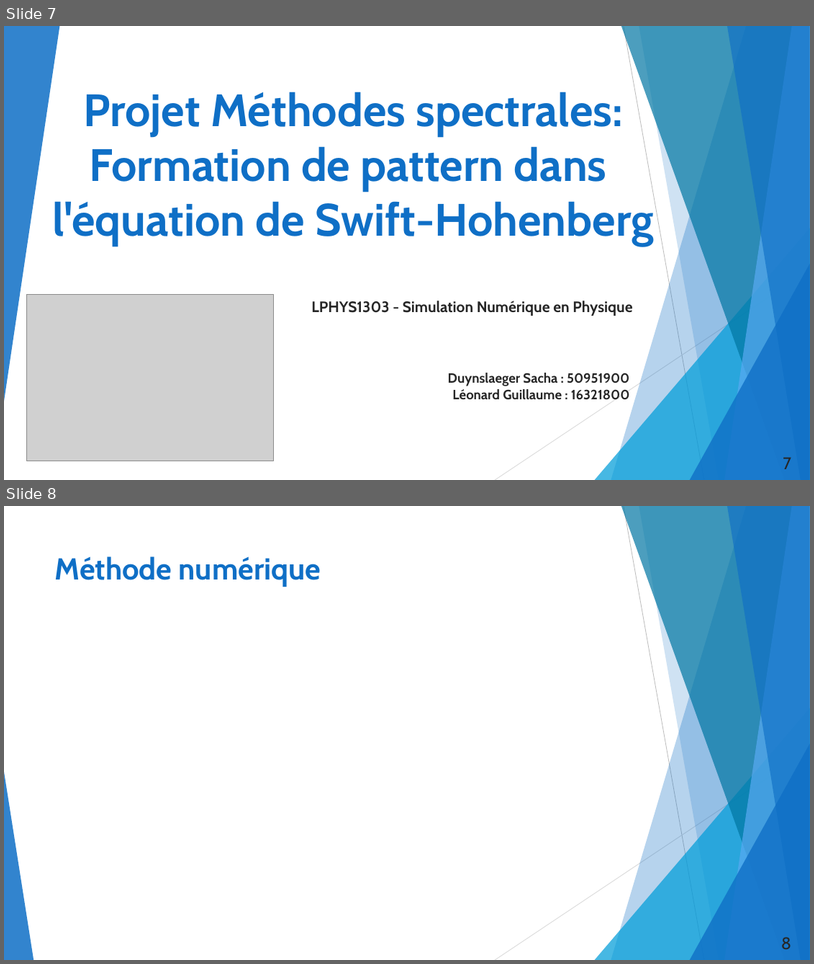
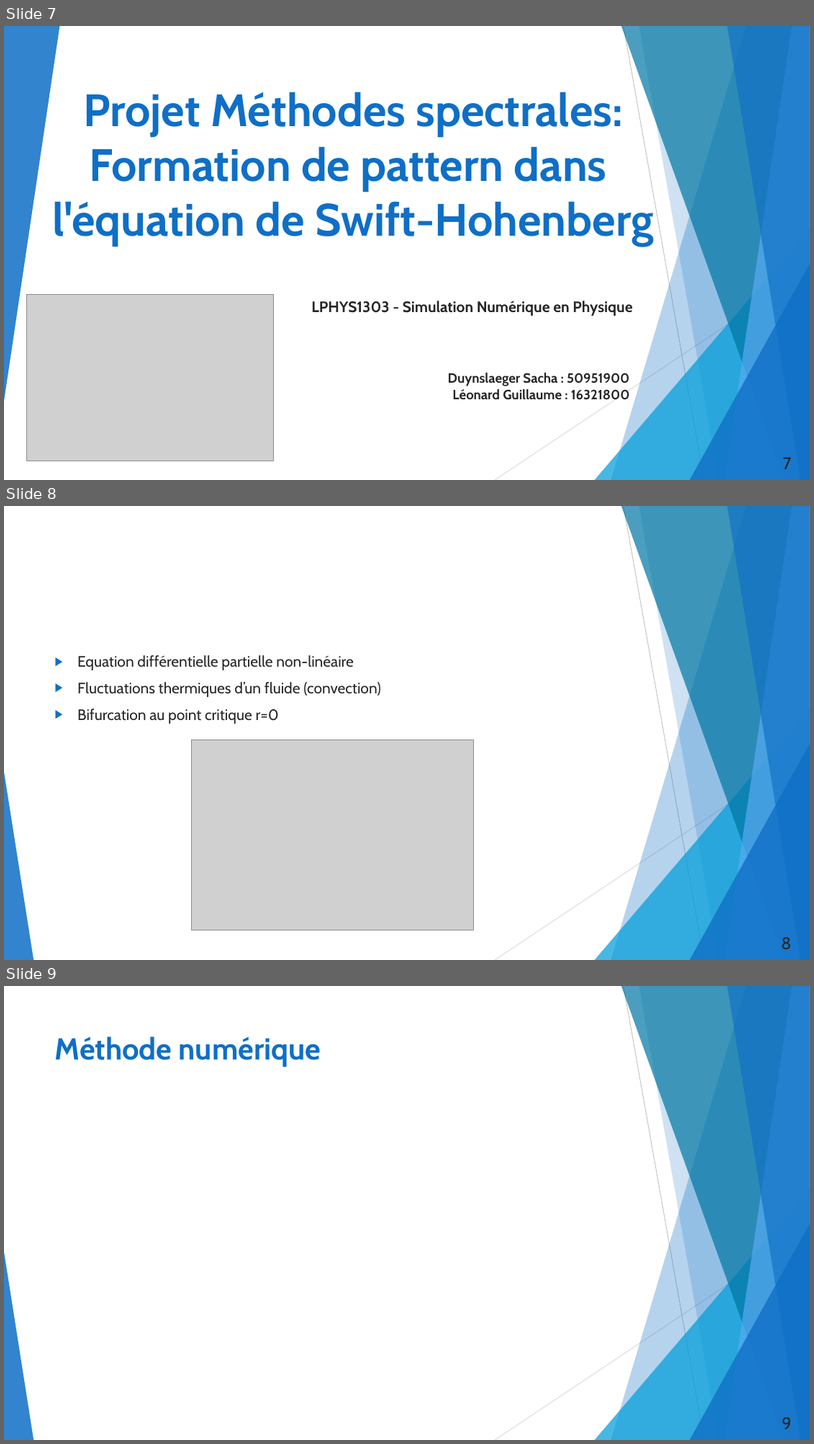
Before and after one commit to duynslaeger/projet_simulation_physique_Swift_Hohenberg, a slide deck: Présentation_LPHYS1303.pptx. Shown one above the other, each under a label of ours: slides 7 and 8 before the commit, slides 7, 8 and 9 after it. The pictures are 814x964 and 814x1444 pixels, drawn with LibreOffice and Linux fonts; fonts in the diff are those of the drawing; grey boxes stand for pictures. Boxes give left, top, right and bottom in pixels: in the first picture for what was removed or moved away, otherwise in the second. Text is boxed around its words. In the diff, an @@ line names an element or a change of style, - is before the commit and + after.

Commit message:
power point presentation

```diff
--- a/Présentation_LPHYS1303.pptx
+++ b/Présentation_LPHYS1303.pptx
@@ slide 8 added at bbox=[4, 506, 810, 960], background #FFFFFF; not listed: 10 template elements that a slide beside it also shows @@
@@ text added at bbox=[77, 655, 381, 723], 18 pt, text #262626 @@
+▶ Equation différentielle partielle non-linéaire
+▶ Fluctuations thermiques d’un fluide (convection)
+▶ Bifurcation au point critique r=0
@@ picture added at bbox=[191, 740, 473, 930] @@
@@ page number added at bbox=[782, 937, 792, 950], 20 pt, text #262626 @@
+8
@@ what was slide 8 is now slide 9 @@
@@ page number at bbox=[782, 1417, 792, 1429]: text changed @@
-8
+9
```
Also in this commit, not shown: 1 slide changed, 1 other file.
